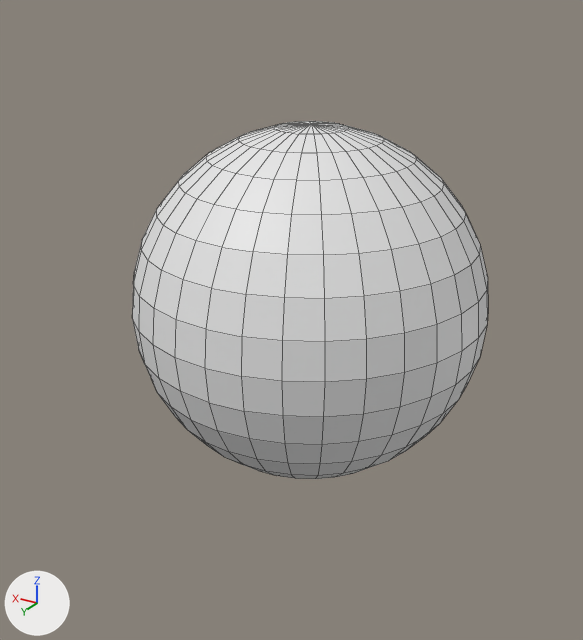
Renders of the OBJ model Enjin/Resources/enemyBullet/enemyBullet.obj from each side of a commit.
Before and after are seen from a 50 mm camera at (-2.13, 3.74, 1.73) aimed at (0.12, 0.0, -0.15). Arrows for +X, +Y and +Z are at lower left; the lights stay in place. Mesh edges are drawn as thin lines. Materials are left out; every surface is plain grey. Where no turn or scale is listed for an object, it has been applied to the vertices.

Objects in the first picture: '球'.
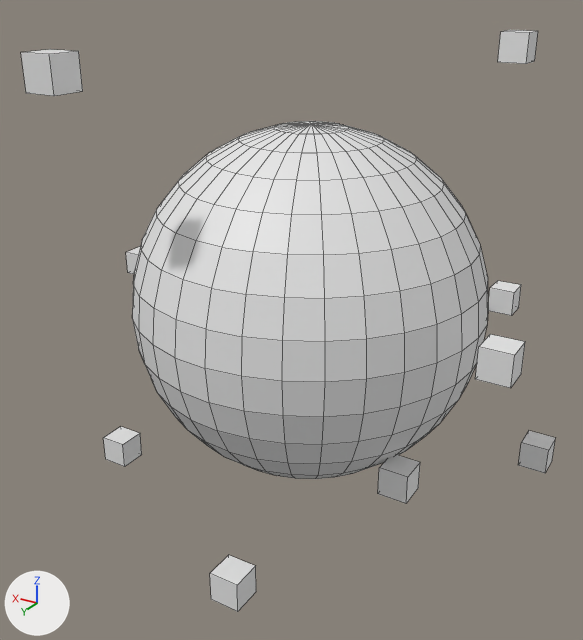
The change, as a diff of the scene's bpy script:
```diff
--- a/Enjin/Resources/enemyBullet/enemyBullet.obj.py
+++ b/Enjin/Resources/enemyBullet/enemyBullet.obj.py
@@ me_球 @@
 me_球.from_pydata(...)  # 482 vertices, 512 faces; spans x -1.0..1.0, y -1.0..1.0, z -1.0..1.0
 # used by ob_球; location = (0.0, 0.0, 0.0)
+# me_球 part 1: a new loose piece, a box spanning x 0.46..0.62, y 1.16..1.33, z 1.26..1.43
+# me_球 part 2: a new loose piece, a box spanning x -0.83..-0.67, y -1.1..-0.93, z 1.26..1.43
+# me_球 part 3: a new loose piece, a box spanning x -0.83..-0.67, y 0.27..0.43, z -0.82..-0.66
+# me_球 part 4: a new loose piece, a box spanning x -0.83..-0.67, y -1.4..-1.24, z -0.36..-0.19
+# me_球 part 5: a new loose piece, a box spanning x 1.74..1.9, y -0.73..-0.57, z -0.36..-0.19
+# me_球 part 6: a new loose piece, a box spanning x -0.31..-0.14, y 1.06..1.22, z -1.16..-1.0
+# me_球 part 7: a new loose piece, a box spanning x 1.03..1.19, y 0.38..0.54, z -1.16..-1.0
+# me_球 part 8: a new loose piece, a box spanning x -1.32..-1.15, y -0.73..-0.56, z -1.04..-0.87
+# me_球 part 9: a new loose piece, a box spanning x -1.32..-1.15, y 0.34..0.5, z 0.03..0.19
```

What differs and where, as boxes (x1, y1, x2, y2) in the pictures (583 x 640 px):
'球', reshaped (50% wider, 62% taller)
    before: (132, 121, 488, 479)
    after: (21, 30, 555, 611)
part 1 of me_球, added
    after: (21, 49, 83, 96)
part 2 of me_球, added
    after: (498, 30, 538, 64)
part 3 of me_球, added
    after: (378, 455, 420, 503)
part 4 of me_球, added
    after: (488, 281, 521, 316)
part 5 of me_球, added
    after: (126, 247, 140, 274)
part 6 of me_球, added
    after: (210, 555, 256, 611)
part 7 of me_球, added
    after: (103, 427, 142, 467)
part 8 of me_球, added
    after: (518, 431, 555, 473)
part 9 of me_球, added
    after: (475, 334, 525, 388)
